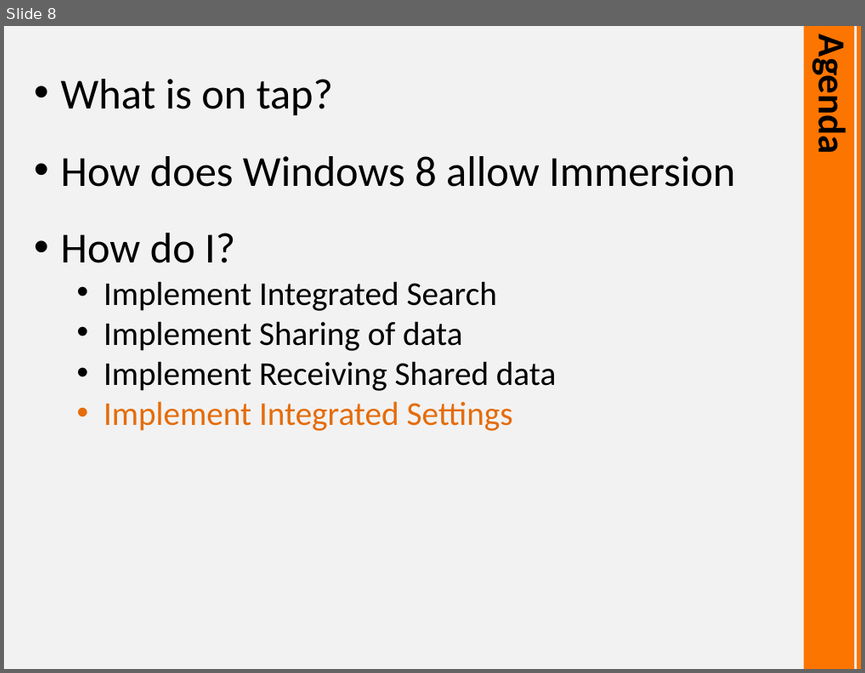
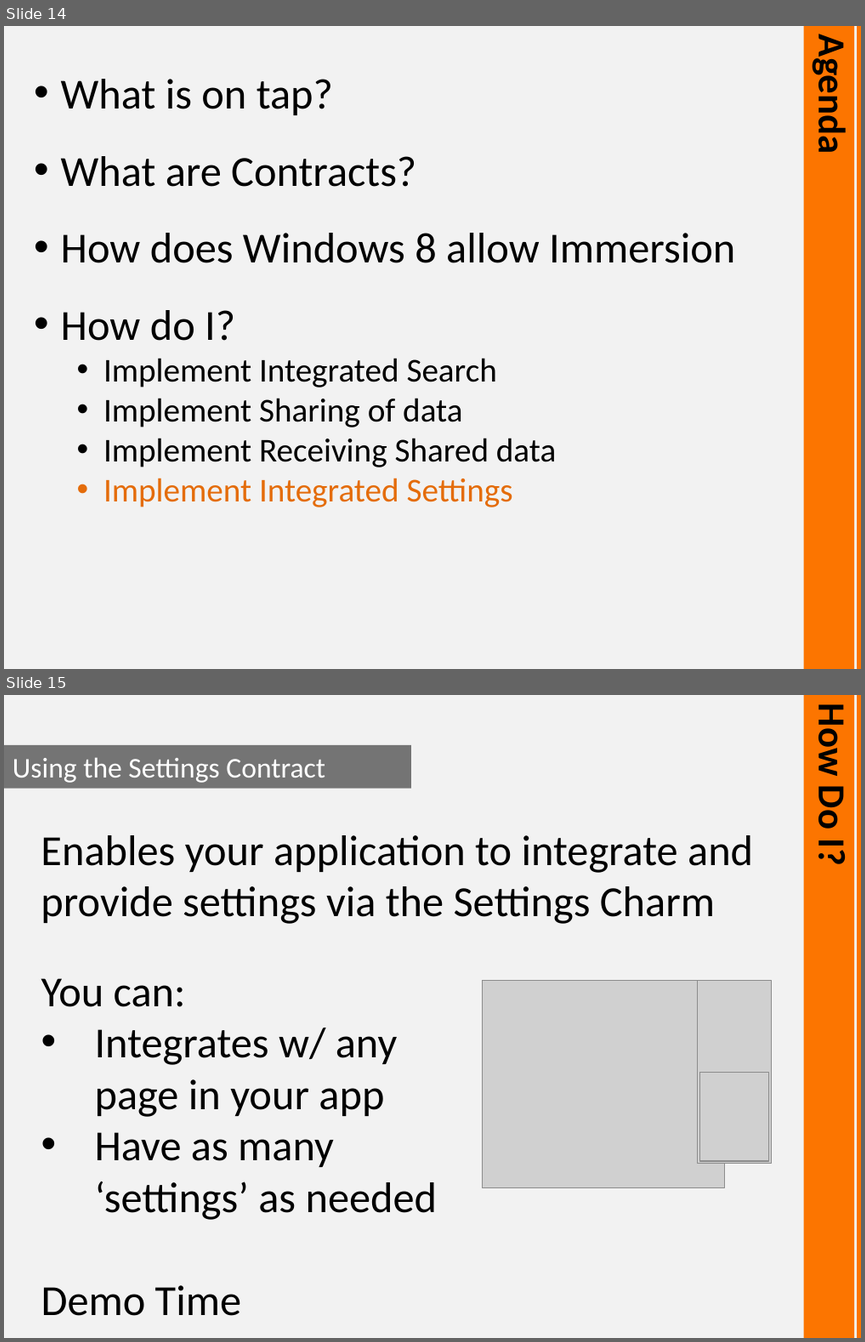
Before and after one commit to derikwhittaker/Demo.CodeContracts, a slide deck: Demo.CodeContracts.pptx. Shown one above the other, each under a label of ours: slide 8 before the commit, slides 14 and 15 after it. The pictures are 865x673 and 865x1342 pixels, drawn with LibreOffice and Linux fonts; fonts in the diff are those of the drawing; grey boxes stand for pictures. Boxes give left, top, right and bottom in pixels: in the first picture for what was removed or moved away, otherwise in the second. Text is boxed around its words. In the diff, an @@ line names an element or a change of style, - is before the commit and + after.

```diff
--- a/Demo.CodeContracts.pptx
+++ b/Demo.CodeContracts.pptx
@@ slide 15 added at [4, 695, 861, 1338], background #F2F2F2; not listed: 2 template elements that a slide beside it also shows @@
@@ text added at [808, 710, 855, 865], 32 pt, text #000000, bold @@
+How Do I?
@@ rectangle added at [4, 744, 411, 788], fill #0D0D0D at 55% opacity, 24 pt, text #FFFFFF @@
+Using the Settings Contract
@@ text added at [41, 835, 753, 924], 36 pt, text #000000 @@
+Enables your application to integrate and provide settings via the Settings Charm
@@ text added at [41, 978, 438, 1315], 36 pt, text #000000 @@
+You can:
+• Integrates w/ any page in your app
+• Have as many ‘settings’ as needed
+Demo Time
@@ picture added at [482, 981, 724, 1188] @@
@@ picture added at [697, 981, 771, 1162] @@
@@ picture added at [699, 1072, 768, 1161] @@
@@ what was slide 8 is now slide 14 @@
@@ slide 14 changed as well @@
@@ text at [61, 156, 416, 187]: paragraph added @@
+• What are Contracts?
```
Also in this commit, not shown: 5 other slides changed, 7 other slides added, 1 slide removed, 6 other files.
